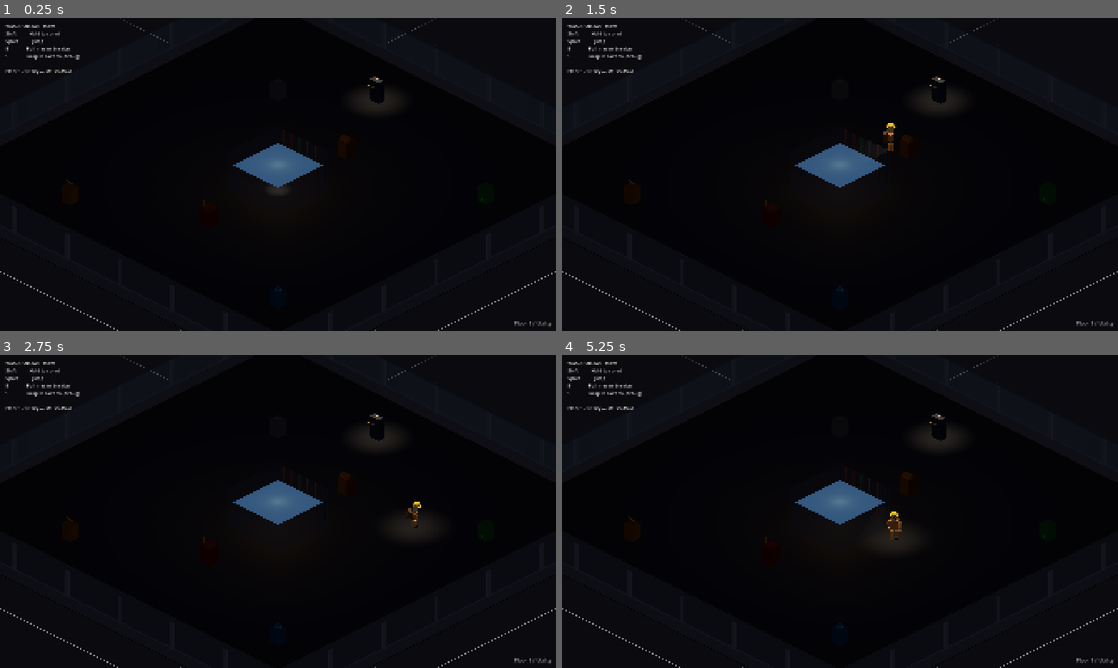
Above: before the commit, frames 1-4 (two rows, left to right).
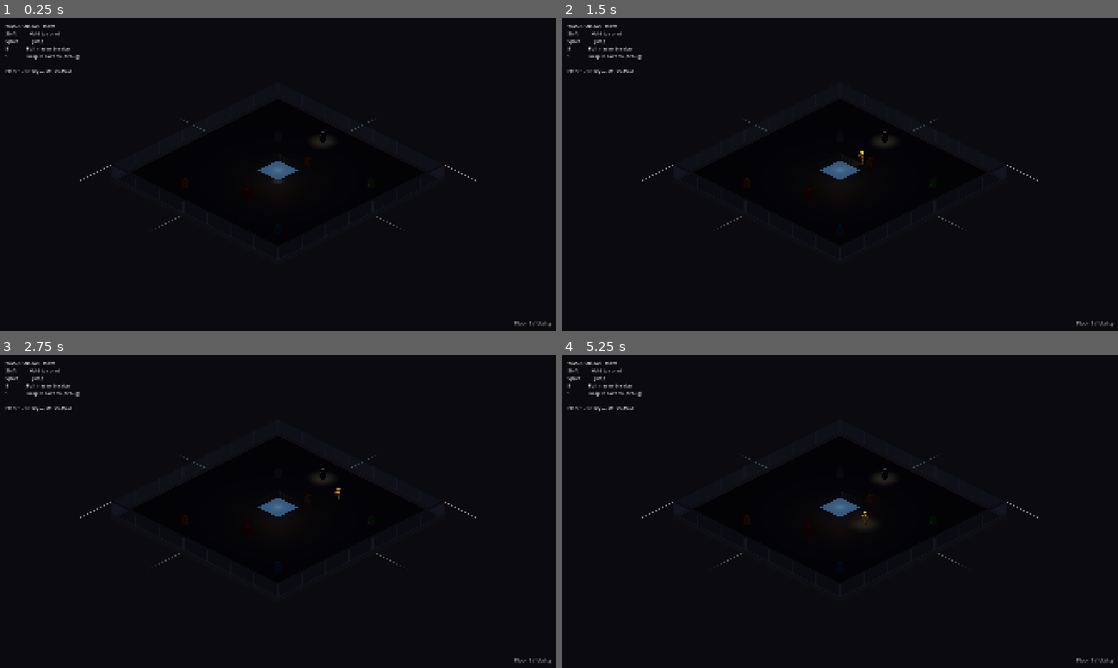
Above: after the commit, the same moments.

Repository: jaredclarkgay/space-tower-iso
Game: Godot game, scene res://scenes/floor_1/floor_1.tscn
The game is run twice, just before and just after one commit, with the same random seed, the same clock (stepped at 60 frames per second) and the same inputs. This scene is started directly instead of the project's main scene.
Inputs (mouse positions are in pixels of both pictures, inside the frame that each line leads up to):
- Up to frame 1 (0.25 s): no input
- Up to frame 2 (1.5 s): tap Enter at 0.5 s; move the mouse to (962, 158) at 0.52 s; hold D (move_right) 0.53-1.25 s; hold E (interact) 0.53-1.25 s; click (962, 158) at 0.67 s; tap Space (jump) at 0.77 s; drag from (728, 190) to (812, 237) at 1.27 s
- Up to frame 3 (2.75 s): tap Space (jump) at 2 s; move the mouse to (333, 442) at 2.02 s; hold D (move_right) from 2.03 s (still down); hold Q (camera_rotate_left) from 2.03 s (still down); tap E (interact) at 2.3 s
- Up to frame 4 (5.25 s): release D (move_right) at 2.75 s; release Q (camera_rotate_left) at 2.75 s; drag from (812, 574) to (673, 464) at 2.77 s; tap Enter at 3.5 s; move the mouse to (1006, 558) at 3.52 s; hold A (move_left) 3.53-4.25 s; hold Mouse wheel up (camera_zoom_in) 3.53-4.25 s; tap Space (jump) at 3.77 s; tap E (interact) at 3.8 s; drag from (673, 464) to (756, 433) at 4.27 s; move the mouse to (867, 511) at 5.02 s; hold S (move_down) from 5.03 s (still down); hold E (interact) from 5.03 s (still down); click (867, 511) at 5.17 s

The runs differ from the first frame. In frame 1, 1.4% of the frame differs, in the area x 0-100%, y 1-100%; in frame 2, 1.5%; in frame 3, 1.6%; in frame 4, 1.9%.

Commit message:
fix(floor_1): breaker collision + E prompt + camera ortho match + Garden player spot
Operator screenshot pass:

- Breaker chassis was a bare MeshInstance3D — player walked through it.
  Wrapped in a StaticBody3D + CollisionShape3D so it's a real obstacle.
- Added a 3D "[E] / Pull breaker" Label3D pair above the chassis. Hidden
  by default; fades in when the player is within MASTER_BREAKER_INTERACT
  _RADIUS, hides again once the breaker is on (no reason to re-prompt).
  Mirrors the iso slice's plot/dispenser prompt language so the verb
  grammar stays consistent across floors.
- Floor 1 camera ortho was 18 — way zoomed in compared to the Garden's
  default of 40. Operator: "1st floor also looks a lot smaller than the
  second". Bumped to 40 in both Constants and the .tscn so the same
  30×30 room reads at the same size on both floors.
- Added PlayerSpot SpotLight3D as a child of the Garden's IsoPlayer
  (operator: "let's make that a feature of floor 2 as well"). Energy
  dialed down to 0.9 vs Floor 1's 1.4 — Garden is lit by ambient +
  window spotlights, so a brighter follow halo would burn out around
  the player. The dim version still reads as character-presence light
  in the shadow areas.

Co-Authored-By: Claude Opus 4.7 (1M context) <noreply@anthropic.com>

Diff:
--- a/autoloads/constants.gd
+++ b/autoloads/constants.gd
@@ -311,7 +311,10 @@
 const FLOOR_1_CAMERA_TILT_DEG := -30.0
 const FLOOR_1_CAMERA_YAW_DEG := -135.0
 const FLOOR_1_CAMERA_DISTANCE := 20.0
-const FLOOR_1_CAMERA_ORTHO_SIZE := 18.0
+# Match the Garden's default — operator: "1st floor also looks a lot smaller
+# than the second". Same scene size with the same ortho framing reads as
+# the same building.
+const FLOOR_1_CAMERA_ORTHO_SIZE := 40.0
 
 # Master breaker — south wall, inset from the corner. Position scaled from
 # the brief's (9.7, 14) on a 0..16 grid to fit the 30×30 floor centred at
--- a/scenes/floor_1/floor_1.gd
+++ b/scenes/floor_1/floor_1.gd
@@ -41,6 +41,11 @@
 # Spotlight that pools warm light on the breaker even when the master is
 # off, so it reads as the obvious target across the dark room.
 var _breaker_spot: SpotLight3D
+# 3D "E" prompt + label above the breaker. Fades in on approach so the
+# player knows it's interactable; hidden once the breaker is on.
+var _breaker_prompt_root: Node3D
+var _breaker_prompt_e: Label3D
+var _breaker_prompt_label: Label3D
 # Always-on overhead emergency light at room centre. Low energy; gives the
 # room enough fill to be readable when the master is off.
 var _emergency_omni: OmniLight3D
@@ -85,6 +90,7 @@
 		_apply_brightness_to_lighting()
 
 	_update_status_light(delta)
+	_update_breaker_prompt()
 
 	if not _master_on:
 		_check_master_breaker_interact()
@@ -302,14 +308,27 @@
 	root.rotation.y = 0.0
 	add_child(root)
 
+	# Chassis is a StaticBody3D so the player physically collides with it
+	# instead of walking through (operator: "my player is walking through
+	# the breaker box"). Mesh is a child of the body.
+	var body := StaticBody3D.new()
+	body.name = "ChassisBody"
+	root.add_child(body)
+	var chassis_size := Vector3(0.7, 1.4, 0.4)
 	_breaker_chassis = MeshInstance3D.new()
 	_breaker_chassis.name = "Chassis"
 	var chassis_mesh := BoxMesh.new()
-	chassis_mesh.size = Vector3(0.7, 1.4, 0.4)
+	chassis_mesh.size = chassis_size
 	_breaker_chassis.mesh = chassis_mesh
 	_breaker_chassis.material_override = _make_material(Color(0.16, 0.18, 0.22))
 	_breaker_chassis.position = Vector3(0, 0.7, 0)
-	root.add_child(_breaker_chassis)
+	body.add_child(_breaker_chassis)
+	var col := CollisionShape3D.new()
+	var col_shape := BoxShape3D.new()
+	col_shape.size = chassis_size
+	col.shape = col_shape
+	col.position = Vector3(0, 0.7, 0)
+	body.add_child(col)
 
 	_breaker_lever = Node3D.new()
 	_breaker_lever.name = "LeverPivot"
@@ -350,6 +369,40 @@
 	_breaker_status_light.material_override = _breaker_status_mat
 	_breaker_status_light.position = Vector3(0, 1.46, 0)
 	root.add_child(_breaker_status_light)
+
+	# 3D interaction prompt — "[E]" + "Pull breaker" subtext above the box.
+	# Hidden by default; fades in when the player is in interaction range.
+	# Style mirrors the iso slice's plot/dispenser prompt language so the
+	# verb-grammar is consistent across floors.
+	_breaker_prompt_root = Node3D.new()
+	_breaker_prompt_root.name = "BreakerPromptGroup"
+	_breaker_prompt_root.position = Vector3(0, 1.85, 0)
+	_breaker_prompt_root.visible = false
+	root.add_child(_breaker_prompt_root)
+
+	_breaker_prompt_e = Label3D.new()
+	_breaker_prompt_e.text = "E"
+	_breaker_prompt_e.font_size = 96
+	_breaker_prompt_e.outline_size = 12
+	_breaker_prompt_e.modulate = Color(1.0, 0.92, 0.55, 1.0)
+	_breaker_prompt_e.outline_modulate = Color(0.0, 0.0, 0.0, 0.92)
+	_breaker_prompt_e.pixel_size = 0.005
+	_breaker_prompt_e.billboard = BaseMaterial3D.BILLBOARD_ENABLED
+	_breaker_prompt_e.no_depth_test = true
+	_breaker_prompt_e.position = Vector3(0, 0.32, 0)
+	_breaker_prompt_root.add_child(_breaker_prompt_e)
+
+	_breaker_prompt_label = Label3D.new()
+	_breaker_prompt_label.text = "Pull breaker"
+	_breaker_prompt_label.font_size = 56
+	_breaker_prompt_label.outline_size = 8
+	_breaker_prompt_label.modulate = Color(1.0, 0.96, 0.85, 1.0)
+	_breaker_prompt_label.outline_modulate = Color(0.0, 0.0, 0.0, 0.92)
+	_breaker_prompt_label.pixel_size = 0.005
+	_breaker_prompt_label.billboard = BaseMaterial3D.BILLBOARD_ENABLED
+	_breaker_prompt_label.no_depth_test = true
+	_breaker_prompt_label.position = Vector3(0, 0.0, 0)
+	_breaker_prompt_root.add_child(_breaker_prompt_label)
 
 
 func _build_breaker_spot() -> void:
@@ -370,6 +423,21 @@
 
 
 # --- State + behaviour -----------------------------------------------------
+
+func _update_breaker_prompt() -> void:
+	if _breaker_prompt_root == null:
+		return
+	# Once the breaker is on, the prompt stays hidden — there's no reason
+	# to re-pull. Before that, show only when the player is in range.
+	if _master_on:
+		_breaker_prompt_root.visible = false
+		return
+	if _player == null:
+		_breaker_prompt_root.visible = false
+		return
+	var d: float = (_player.global_position - _c.MASTER_BREAKER_POSITION).length()
+	_breaker_prompt_root.visible = d <= _c.MASTER_BREAKER_INTERACT_RADIUS
+
 
 func _check_master_breaker_interact() -> void:
 	if _player == null:
--- a/scenes/floor_1/floor_1.tscn
+++ b/scenes/floor_1/floor_1.tscn
@@ -50,7 +50,7 @@
 position = Vector3(0, 10, 17.3205)
 rotation_degrees = Vector3(-30, 0, 0)
 projection = 1
-size = 18.0
+size = 40.0
 
 [node name="HUD" type="CanvasLayer" parent="."]
 
--- a/scenes/iso_prototype/iso_prototype.tscn
+++ b/scenes/iso_prototype/iso_prototype.tscn
@@ -53,6 +53,15 @@
 iso_robot_path = NodePath("../IsoRobot")
 iso_dispenser_path = NodePath("../IsoDispenser")
 iso_tubes_path = NodePath("../IsoTubes")
+
+[node name="PlayerSpot" type="SpotLight3D" parent="World/IsoPlayer"]
+position = Vector3(0, 3.2, 0)
+rotation_degrees = Vector3(-90, 0, 0)
+light_color = Color(1, 0.92, 0.78, 1)
+light_energy = 0.9
+spot_range = 4.5
+spot_angle = 38.0
+spot_attenuation = 0.7
 
 [node name="IsoRobot" type="Node3D" parent="World"]
 visible = false
